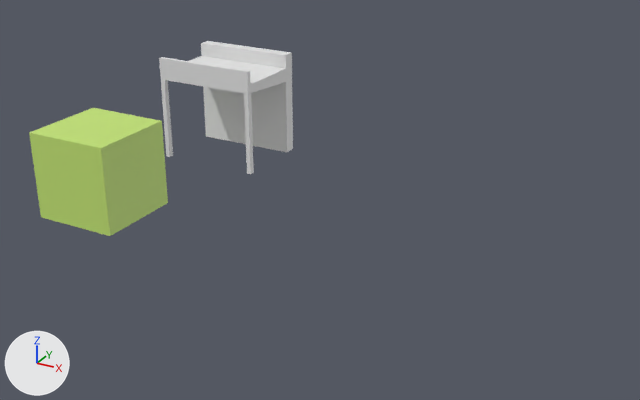
The Blender file blender/structures.blend: old version first, new version second.
The view is the same before and after, from a camera (50 mm lens) standing at (14.54, -20.7, 9.48) and looking at (3.31, -0.29, -0.72). Lighting does not change. The marker at lower left points along +X, +Y and +Z. The first picture is the older version.
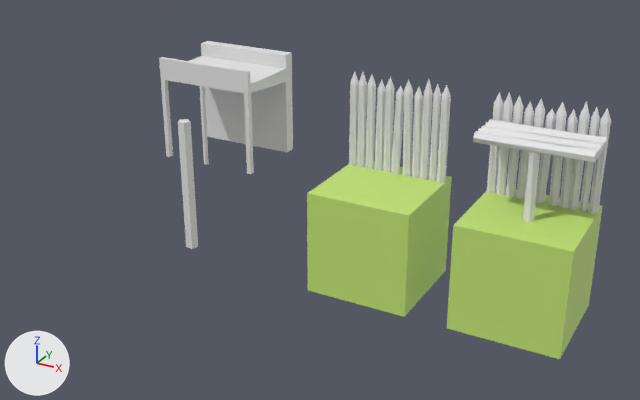
Pixel boxes [x1, y1, x2, y2] of what changed, in the pictures (640 x 400 px):
'Cube.003', moved
    before: [29, 108, 168, 236]
    after: [307, 162, 452, 317]
'Cube.001', added (green)
    after: [447, 189, 603, 359]
'Cylinder.002', added
    after: [473, 92, 611, 222]
'Cylinder.011', added
    after: [349, 72, 451, 183]
'Cylinder.001', added
    after: [178, 119, 198, 249]
'Cylinder', added
    after: [200, 86, 209, 165]

The change, as a list of edits to the scene's bpy script:
```text
Add me_cylinder_013:
    me_cylinder_013.from_pydata(...)  # 215 vertices, 191 faces; spans x -1.5..1.5, y -0.47..1.22, z 0.0..2.9
    me_cylinder_013.materials.append(mat_material_003)  # its picture is missing
Add me_cylinder_011:
    me_cylinder_011.from_pydata(...)  # 143 vertices, 143 faces; spans x -1.5..1.5, y 0.89..1.22, z 0.0..2.9
    me_cylinder_011.materials.append(mat_material_003)  # its picture is missing
Add me_cylinder_001:
    me_cylinder_001.from_pydata(...)  # a 5-sided cylinder along z spanning x -0.95..0.95, y -0.81..1.0, z -1.0..1.0
Add me_cylinder:
    me_cylinder.from_pydata(...)  # a 32-sided cylinder along z spanning x -1.0..1.0, y -1.0..1.0, z -3.35..1.0
    me_cylinder.materials.append(mat_material_003)  # its picture is missing
Change ob_cube_003:
    ob_cube_003.location: (-5.2, 0.0, -3.0) -> (5.08, 0.0, -3.0)
Add ob_cylinder_002:
    ob_cylinder_002 = bpy.data.objects.new('Cylinder.002', me_cylinder_013)
    ob_cylinder_002.location = (9.28, 0.0, 0.0)
Add ob_cube_001:
    ob_cube_001 = bpy.data.objects.new('Cube.001', me_cube_006.copy())  # the mesh of ob_cube_003
    ob_cube_001.location = (9.28, 0.0, -3.0)
Add ob_cylinder_011:
    ob_cylinder_011 = bpy.data.objects.new('Cylinder.011', me_cylinder_011)
    ob_cylinder_011.location = (5.08, 0.0, 0.0)
Add ob_cylinder_001:
    ob_cylinder_001 = bpy.data.objects.new('Cylinder.001', me_cylinder_001)
    ob_cylinder_001.location = (0.45, -2.63, 0.01)
    ob_cylinder_001.scale = (0.18, 0.18, -1.87)
Add ob_cylinder:
    ob_cylinder = bpy.data.objects.new('Cylinder', me_cylinder)
    ob_cylinder.location = (-0.09, -1.02, 1.83)
    ob_cylinder.scale = (0.0706, 0.0706, 0.546)
```
